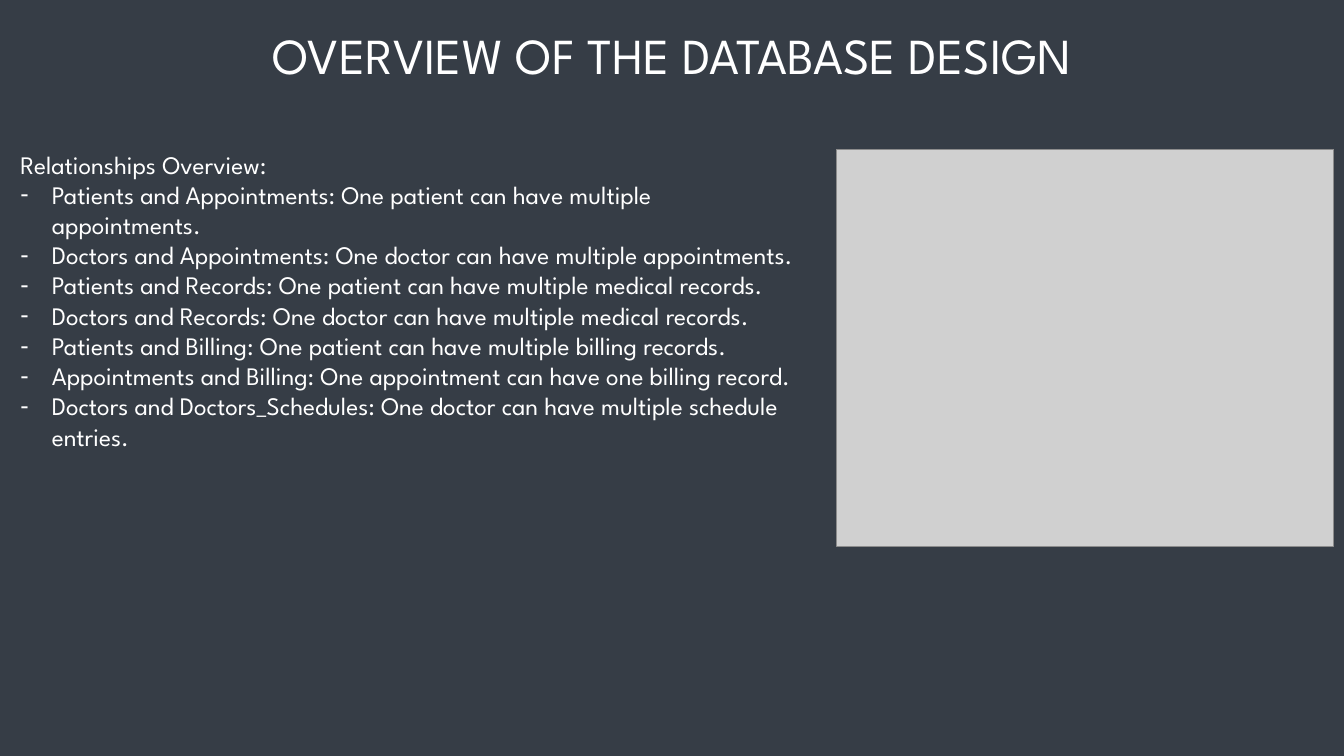
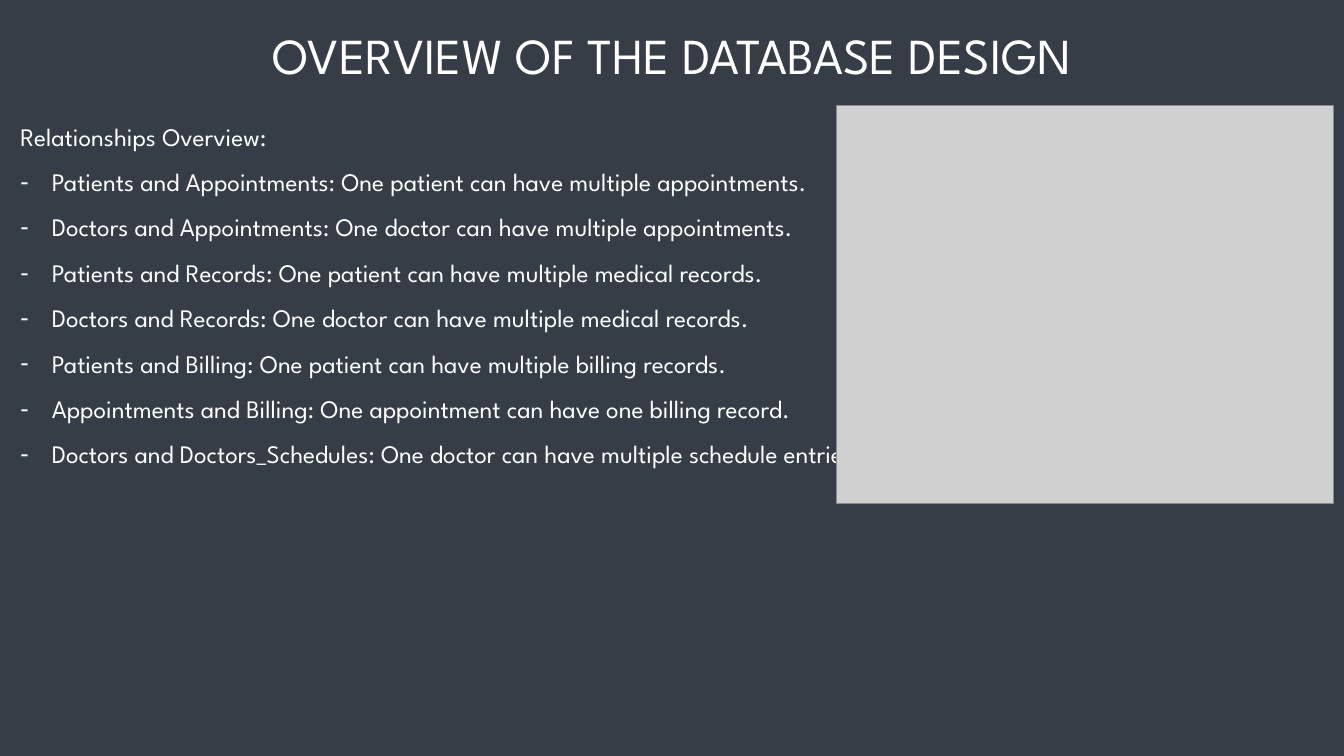
Before and after one commit to RenanAQ/TransferFiles, a slide deck: slide 5 of DBS-Final/DBS211_Presentation_Group4.pptx. Drawn at 1344x756 pixels with LibreOffice and Linux fonts; fonts in the diff are those of the drawing; grey boxes stand for pictures. Boxes give left, top, right and bottom in pixels: in the first picture for what was removed or moved away, otherwise in the second. Text is boxed around its words. In the diff, an @@ line names an element or a change of style, - is before the commit and + after.

```diff
--- a/DBS-Final/DBS211_Presentation_Group4.pptx
+++ b/DBS-Final/DBS211_Presentation_Group4.pptx
@@ text "Relationships Overview:": place and size @@
-text "Relationships Overview:" at (20, 156, 792, 447)
+text "Relationships Overview:" at (20, 128, 861, 472)
@@ text "Relationships Overview:" at (20, 128, 861, 472): line spacing 1 to 1.5 @@
@@ picture: place and size @@
-picture at (837, 149, 1334, 546)
+picture at (837, 106, 1334, 503)
```
Also in this commit, not shown: 3 other slides changed, 3 other files.
